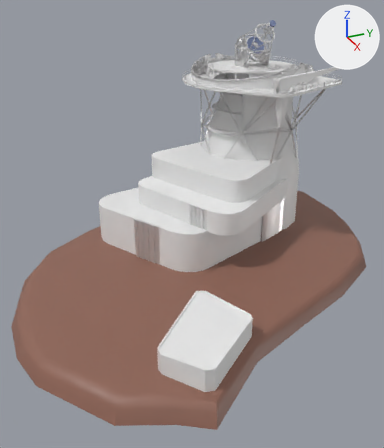
An edit to the FBX model Assets/Graphics/_Models/Environment/Exterior/EST_Optimus19.fbx, drawn before and after from the same camera.
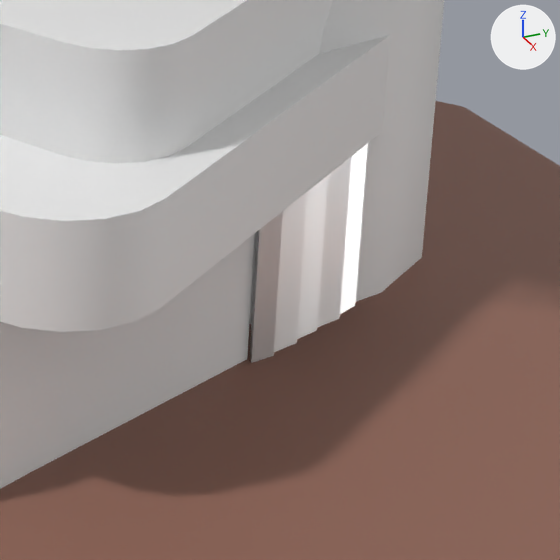
Each version appears first whole from a camera (50 mm lens) standing at (30.66, -18.03, 15.34) and looking at (5.35, -6.64, 2.68), and next in a close-up on the part from 55% to 84% of the width and 38% to 63% of the height. The lights are fixed; the arrows at upper right show +X, +Y and +Z. Where no turn or scale is listed for an object, it has been applied to the vertices. Vertices at the same position are counted once.

The first close-up shows 'edif_planta0', 'porton02'.
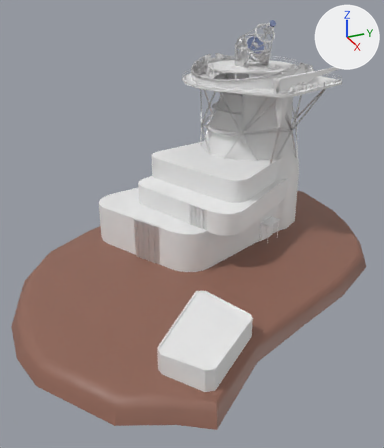
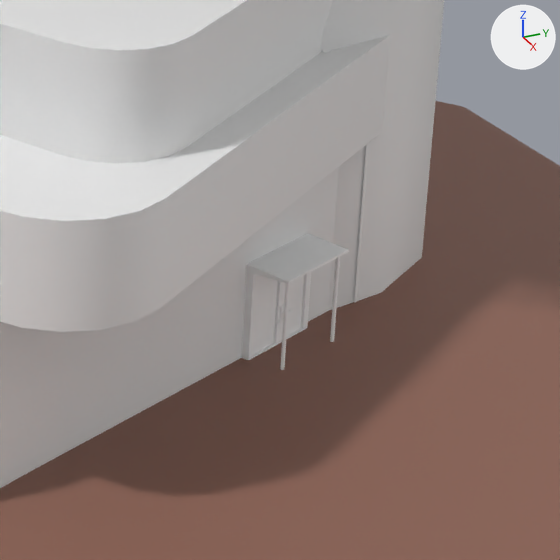
Commit message: FIX Puerta entrada EST

Boxes [x1, y1, x2, y2] around the edits, measured in the close-ups (560 x 560 px):
'porton02', deleted
    before: [249, 144, 368, 363]
'Puerta', added
    after: [241, 234, 349, 370]
    faces in mat_puerta_mtl (white #ffffff): [241, 272, 311, 360]
    faces in mat_toldo_mtl (white #ffffff): [246, 234, 349, 370]
part 1 of me_cube_082, cut back
    before: [0, 50, 323, 489]
    after: [0, 167, 339, 488]

Edits to the bpy script that builds the scene:
```text
Add mat_toldo_mtl:
    mat_toldo_mtl = principled_material('Toldo_mtl')
    mat_toldo_mtl.base_color = (1.0, 1.0, 1.0)  # white #ffffff
    mat_toldo_mtl.roughness = 0.553
Add mat_puerta_mtl:
    mat_puerta_mtl = principled_material('Puerta_mtl')
    mat_puerta_mtl.base_color = (1.0, 1.0, 1.0)  # white #ffffff
    mat_puerta_mtl.roughness = 0.553
Add mat_manivela_mtl:
    mat_manivela_mtl = principled_material('Manivela_mtl')
    mat_manivela_mtl.base_color = (1.0, 1.0, 1.0)  # white #ffffff
    mat_manivela_mtl.roughness = 0.553
Change me_cube_082:
    where me_cube_082.from_pydata(...)  # 3523 vertices, 3074 faces; spans x -7.5..16.4, y -17.3..7.1, z -13.0..-1.1
    used by ob_edif_planta0; location = (-0.06, 0.04, 11.8)
    verts and faces of me_cube_082; kept vertices keep their numbers, new ones are numbered from 3523
    before: 46 (4.3, -1.3, -11.8), 48 (4.3, -1.3, -9.4), 153 (3.6, 0.0, -12.2), 154 (3.3, -1.4, -12.2), 155 (2.5, -2.5, -12.2)
    before: 156 (1.4, -3.3, -12.2), 206 (3.6, 0.0, -8.1) at pixel (323, 49), 208 (3.3, -1.4, -8.1), 210 (2.5, -2.5, -8.1), 212 (1.4, -3.3, -8.1)
    before: 2447 (3.6, 0.0, -12.2), 2448 (3.3, -1.4, -12.2), 2449 (2.5, -2.5, -12.2), 2450 (1.4, -3.3, -12.2)
    me_cube_082 part 1
    add delete_vertices([154, 155, 2448, 2449])  # with the faces that use them
    add verts[46] = (3.5, 0.5, -11.8)  # moved
    add verts[48] = (3.5, 0.5, -9.4)  # moved
Add me_mesh_031:
    me_mesh_031.from_pydata(...)  # 190 vertices, 166 faces; spans x -0.438..0.688, y -0.694..0.773, z -0.632..0.755
    # faces by material slot: [54, 94, 18]
    me_mesh_031.materials.append(mat_puerta_mtl)  # white #ffffff
    me_mesh_031.materials.append(mat_manivela_mtl)  # white #ffffff
    me_mesh_031.materials.append(mat_toldo_mtl)  # white #ffffff
Remove ob_porton02:
    ob_porton02 = bpy.data.objects.new('porton02', me_portonaco)
    ob_porton02.location = (3.85, -0.12, 1.21)
    ob_porton02.rotation_euler = (0.0, 0.0, 1.949)  # degrees (0, 0, 112)
    ob_porton02.scale = (1.1, 1.24, 1.24)
Add ob_puerta:
    ob_puerta = bpy.data.objects.new('Puerta', me_mesh_031)
    ob_puerta.location = (4.07, -0.62, 0.55)
```
